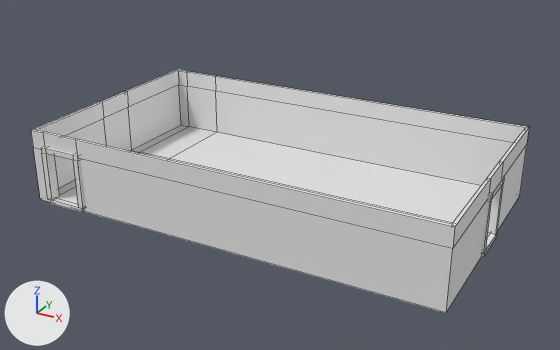
The OBJ model assets/meshes/static/level/Level_02.obj: old version first, new version second.
Both versions are drawn from a camera (50 mm lens) standing at (19.5, -35.6, 19.0) and looking at (0.3, -0.7, 1.5). The lights are fixed; the arrows at lower left show +X, +Y and +Z. The older version comes first. Mesh edges are drawn as thin lines. Where no turn or scale is listed for an object, it has been applied to the vertices.

In view in the first picture: 'Doors_02', 'Doors_03', 'Level_02'.
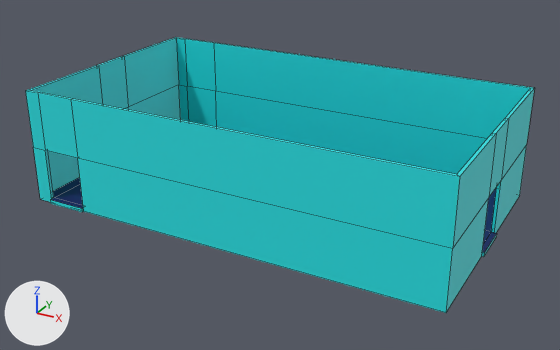
The newer file is also turned or shifted as a whole; pictures and numbers use the older file's frame.

The change, as a list of edits to the scene's bpy script:
```text
Add mat_podlaha2:
    mat_podlaha2 = principled_material('podlaha2')
    mat_podlaha2.base_color = (0.00424, 0.00369, 0.102)  # dark blue #0e0c5a
Add mat_stena2:
    mat_stena2 = principled_material('stena2')
    mat_stena2.base_color = (0.0167, 0.774, 0.8)  # cyan #23e4e7
Change me_level_02:
    used by ob_level_02; location = (0.0, 0.0, 0.0)
    remove me_level_02.from_pydata(...)  # 88 vertices, 90 faces; spans x -12.0..12.1, y -7.0..6.9, z -0.2..4.0
    add me_level_02.from_pydata(...)  # 88 vertices, 90 faces; spans x -12.0..12.1, y -7.0..6.9, z -0.2..6.3
    me_level_02 part 1: all 24 vertices in x -12.0..12.0, y -6.9..6.9, z 4.0 are moved by (0.0, 0.0, 2.3)
    me_level_02 part 2: 79 faces spanning x -12.0..12.1, y -7.0..6.9, z -0.2..6.3 switch from no material to mat_stena2 (cyan #23e4e7)
    me_level_02 part 3: 11 faces spanning x -11.8..12.1, y -7.0..6.7, z 0.0 switch from no material to mat_podlaha2 (dark blue #0e0c5a)
Remove ob_doors_02:
    ob_doors_02 = bpy.data.objects.new('Doors_02', me_doors_02)
    ob_doors_02.location = (0.0, 0.0, 0.0)
Remove ob_doors_03:
    ob_doors_03 = bpy.data.objects.new('Doors_03', me_doors_03)
    ob_doors_03.location = (0.0, 0.0, 0.0)
```

Location of each change, (x1, y1, x2, y2) in pixels of the pictures (560 x 350 px; the box of a moved part takes in the faces that stretch with it):
'Level_02', reshaped (14% taller): before (31, 70, 529, 313); after (26, 37, 534, 313)
'Doors_02', deleted: before (41, 147, 85, 209)
'Doors_03', deleted: before (482, 176, 504, 254)
part 1 of me_level_02, moved or reshaped: before (31, 70, 529, 249); after (26, 37, 534, 249)
part 2 of me_level_02, recoloured (white to cyan): before (31, 70, 529, 313); after (26, 37, 534, 313)
part 3 of me_level_02, recoloured: before (53, 125, 495, 250); after (51, 177, 497, 253)
